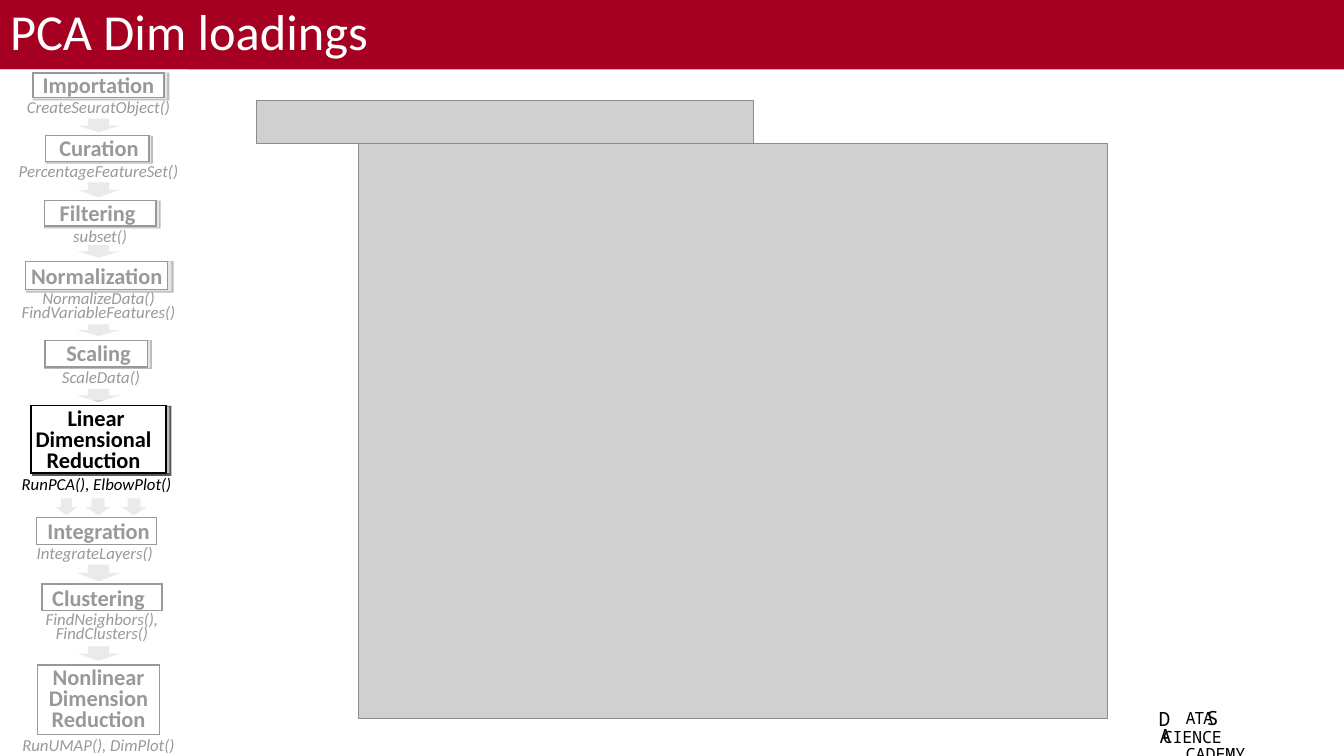
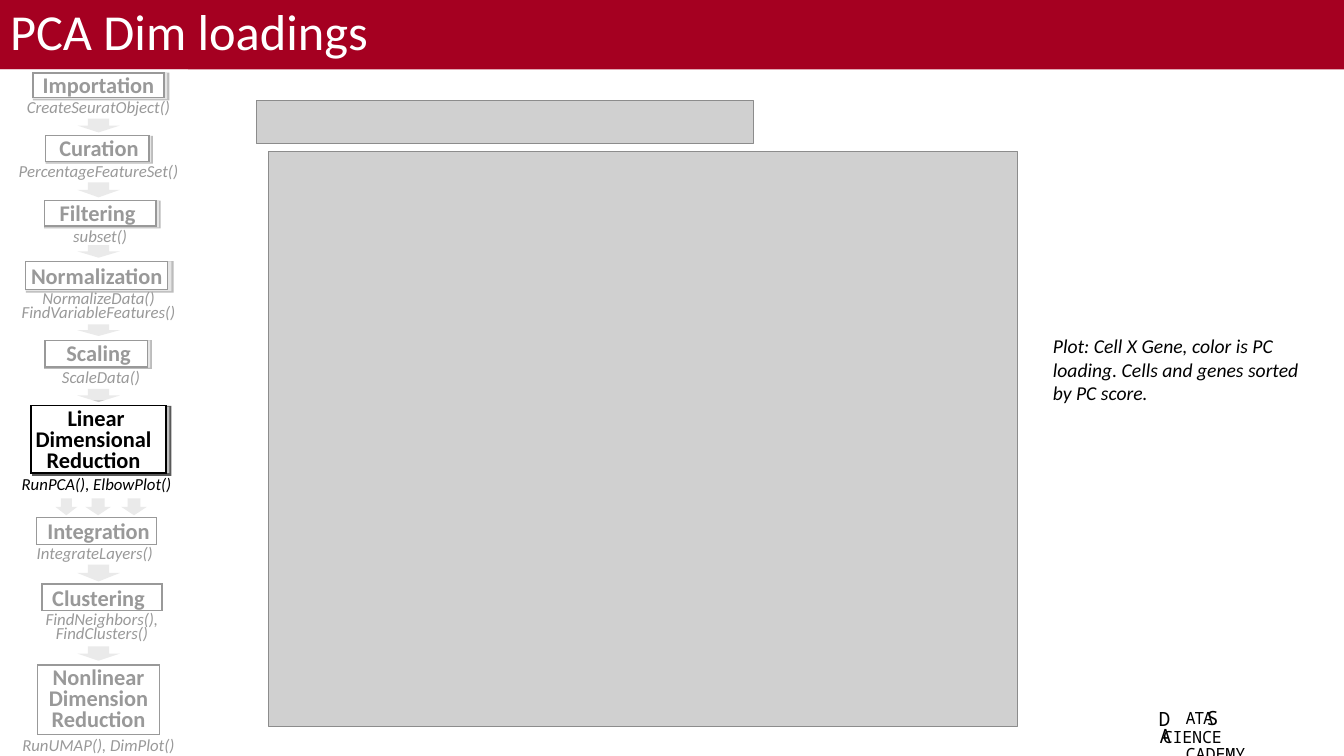
Before and after one commit to bacorli2/scrna_workshop, a slide deck: slide 14 of M5_Seurat_DGE_and_Exploratory/M5_Seurat_DGE_Exploratory.pptx. Drawn at 1344x756 pixels with LibreOffice and Linux fonts; fonts in the diff are those of the drawing; grey boxes stand for pictures; background and template pictures are left out. Boxes give left, top, right and bottom in pixels: in the first picture for what was removed or moved away, otherwise in the second. Text is boxed around its words. In the diff, an @@ line names an element or a change of style, - is before the commit and + after.

```diff
--- a/M5_Seurat_DGE_and_Exploratory/M5_Seurat_DGE_Exploratory.pptx
+++ b/M5_Seurat_DGE_and_Exploratory/M5_Seurat_DGE_Exploratory.pptx
@@ picture: place and size @@
-picture at (359,144,1108,719)
+picture at (269,151,1018,726)
@@ text added at (1053,339,1298,403), 14 pt, text #000000, italic @@
+Plot: Cell X Gene, color is PC loading. Cells and genes sorted by PC score.
```
Also in this commit, not shown: 14 other slides changed, 2 other files.
